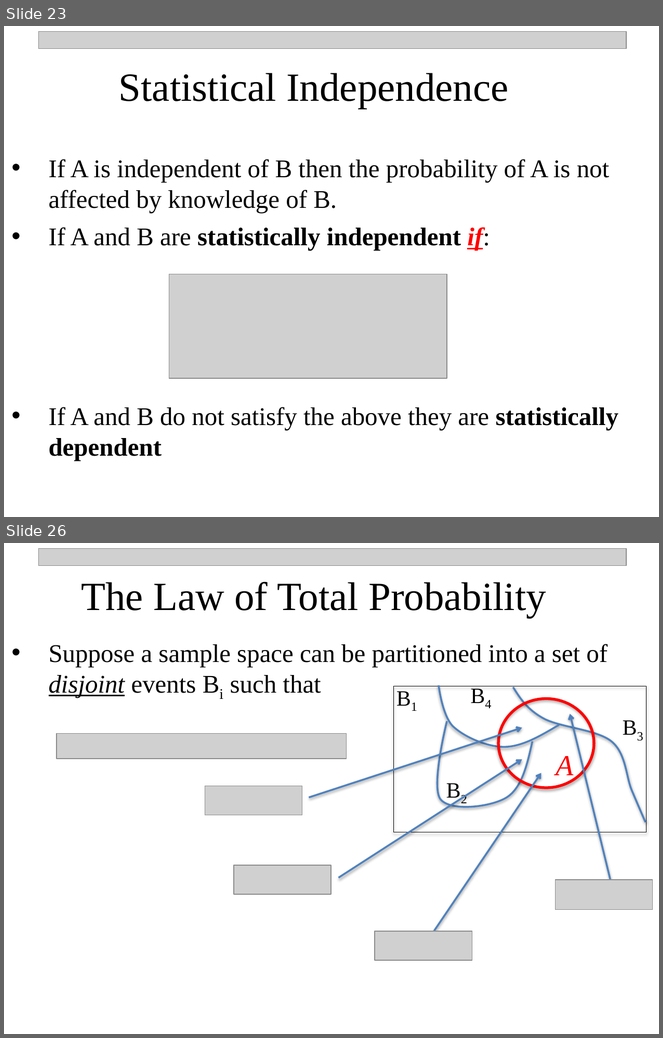
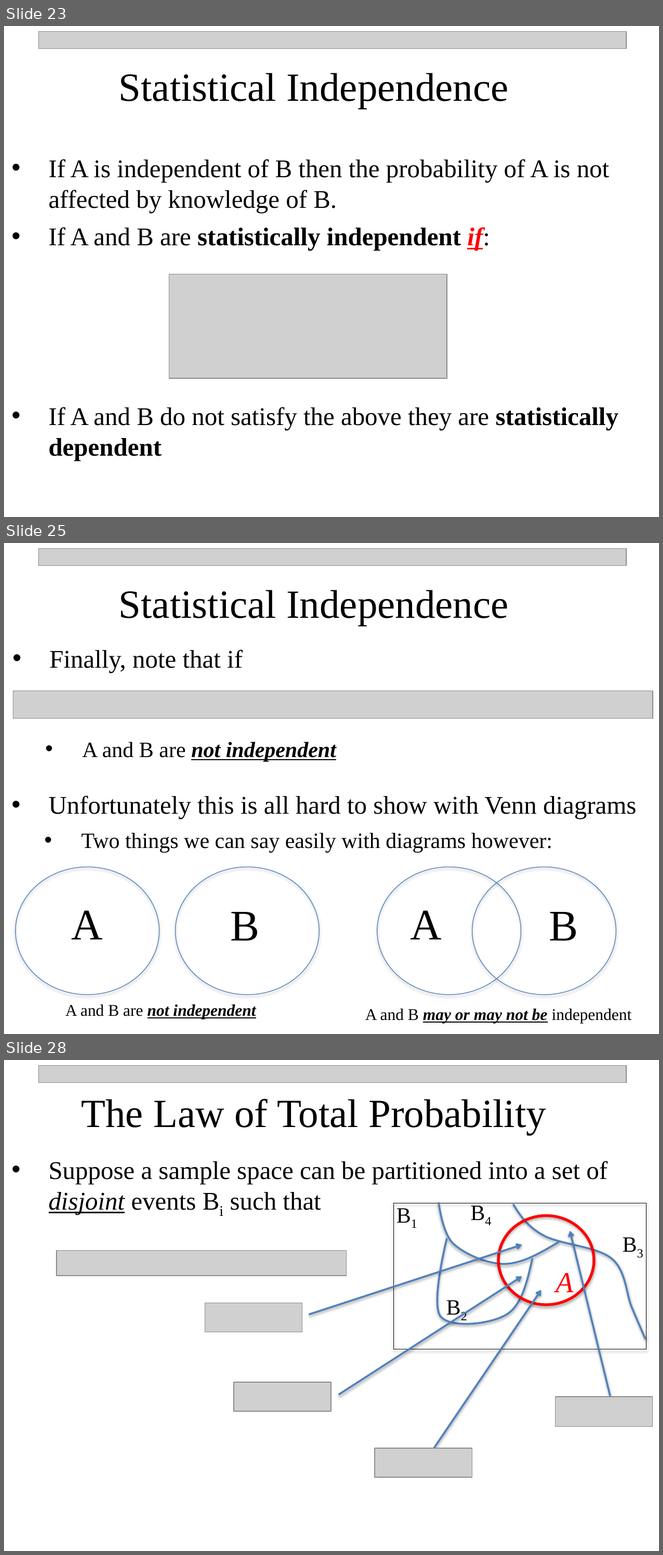
Before and after one commit to npetraco/MAT301, a slide deck: Notes/3_Probability.pptx. Shown one above the other, each under a label of ours: slides 23 and 26 before the commit, slides 23, 25 and 28 after it; the slides between them are not shown. The pictures are 663x1038 and 663x1555 pixels, drawn with LibreOffice and Linux fonts; fonts in the diff are those of the drawing; grey boxes stand for pictures. Boxes give left, top, right and bottom in pixels: in the first picture for what was removed or moved away, otherwise in the second. Text is boxed around its words. In the diff, an @@ line names an element or a change of style, - is before the commit and + after.

```diff
--- a/Notes/3_Probability.pptx
+++ b/Notes/3_Probability.pptx
@@ slide 25 added at (4,543,659,1034), background #FFFFFF @@
@@ picture added at (39,548,626,565) @@
@@ text added at (119,590,508,626), 44 pt, text #000000 @@
+Statistical Independence
@@ text added at (49,650,243,673), 28 pt, text #000000 @@
+• Finally, note that if
@@ picture added at (13,691,653,719) @@
@@ text added at (82,742,336,762), 24 pt, text #000000, bold, italic, underline @@
+  • A and B are not independent
@@ text added at (49,796,636,853), 28 pt, text #000000 @@
+• Unfortunately this is all hard to show with Venn diagrams
+  • Two things we can say easily with diagrams however:
@@ ellipse added at (16,867,160,995), outline #4B7EBC 0.75 pt @@
@@ ellipse added at (176,867,320,995), outline #4B7EBC 0.75 pt @@
@@ ellipse added at (377,867,521,995), outline #4B7EBC 0.75 pt @@
@@ ellipse added at (473,867,617,995), outline #4B7EBC 0.75 pt @@
@@ text added at (71,911,103,940), 48 pt, text #000000 @@
+A
@@ text added at (231,912,260,941), 48 pt, text #000000 @@
+B
@@ text added at (410,911,442,940), 48 pt, text #000000 @@
+A
@@ text added at (549,912,579,941), 48 pt, text #000000 @@
+B
@@ text added at (65,1005,256,1019), 18 pt, text #000000, bold, italic, underline @@
+A and B are not independent
@@ text added at (365,1009,632,1023), 18 pt, text #000000 @@
+A and B may or may not be independent
@@ what was slide 26 is now slide 28 @@
```
Also in this commit, not shown: 3 slides changed, 1 other slide added.
